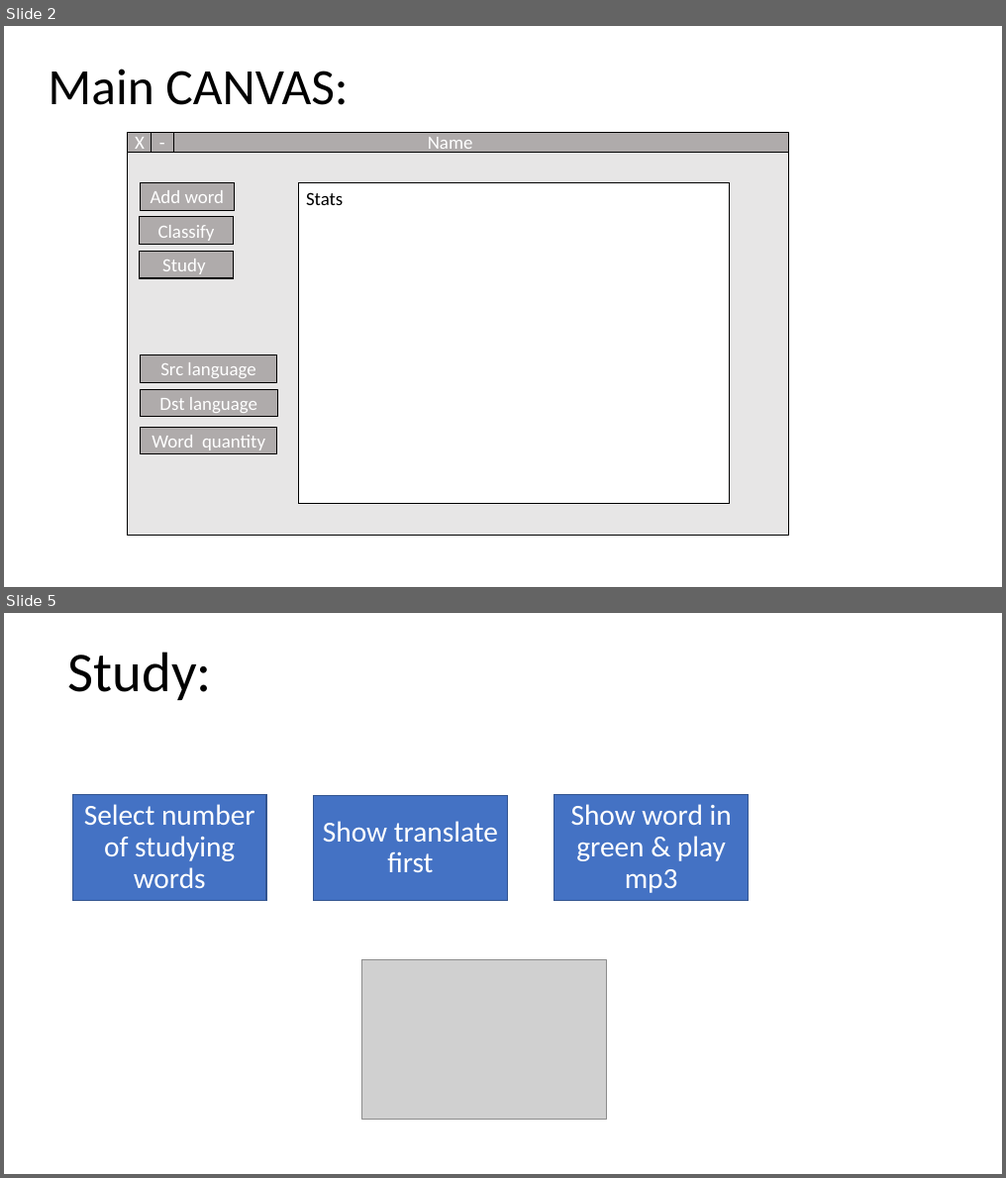
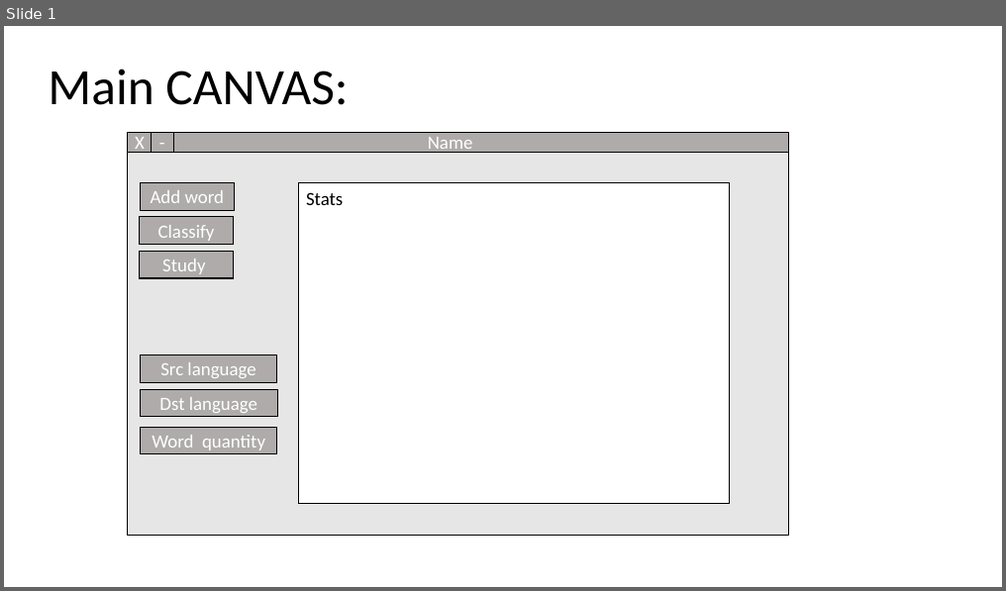
Before and after one commit to avivpaskaro/master_vocabulary, a slide deck: Project scheme.pptx. Shown one above the other, each under a label of ours: slides 2 and 5 before the commit, slide 1 after it; the slides between them are not shown. The pictures are 1006x1178 and 1006x591 pixels, drawn with LibreOffice and Linux fonts; fonts in the diff are those of the drawing; grey boxes stand for pictures. Boxes give left, top, right and bottom in pixels: in the first picture for what was removed or moved away, otherwise in the second. Text is boxed around its words. In the diff, an @@ line names an element or a change of style, - is before the commit and + after.

```diff
--- a/Project scheme.pptx
+++ b/Project scheme.pptx
@@ slide 5 removed at (x1=4, y1=613, x2=1002, y2=1174), background #FFFFFF @@
@@ text removed at (x1=68, y1=652, x2=212, y2=700) @@
-Study:
@@ rectangle removed at (x1=73, y1=795, x2=266, y2=900) @@
-Select number of studying words
@@ text removed at (x1=314, y1=796, x2=508, y2=901) @@
-Show translate first
@@ rectangle removed at (x1=554, y1=795, x2=748, y2=900) @@
-Show word in green & play mp3
@@ picture removed at (x1=361, y1=959, x2=606, y2=1119) @@
@@ what was slide 2 is now slide 1 @@
```
Also in this commit, not shown: 3 slides changed, 1 slide added, 3 other slides removed.
